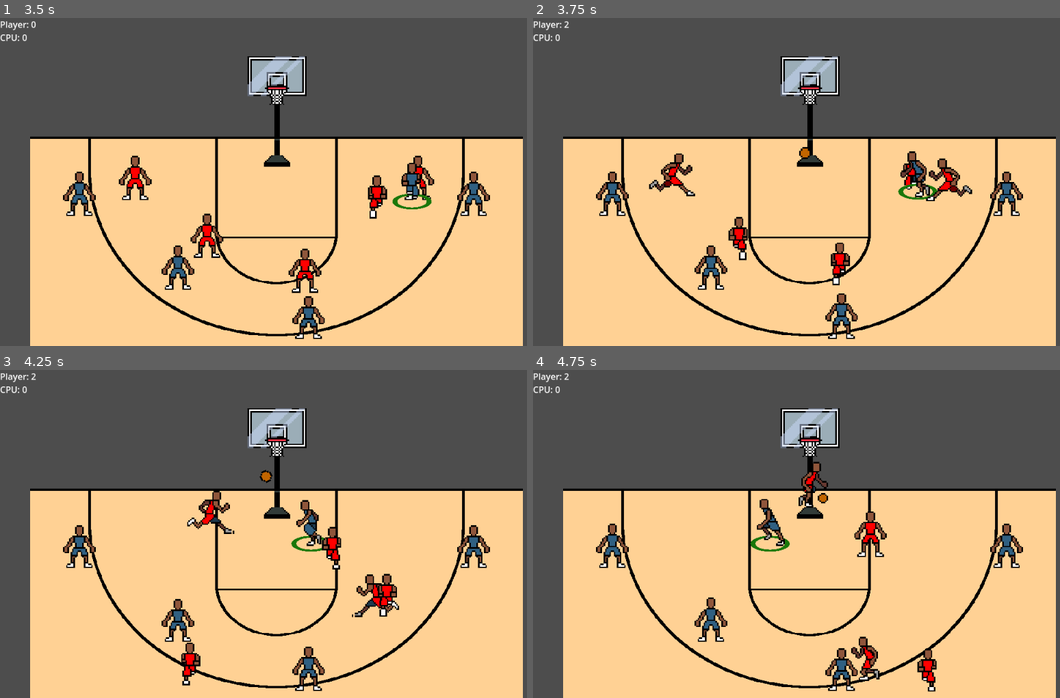
Above: before the commit, frames 1-4 (two rows, left to right).
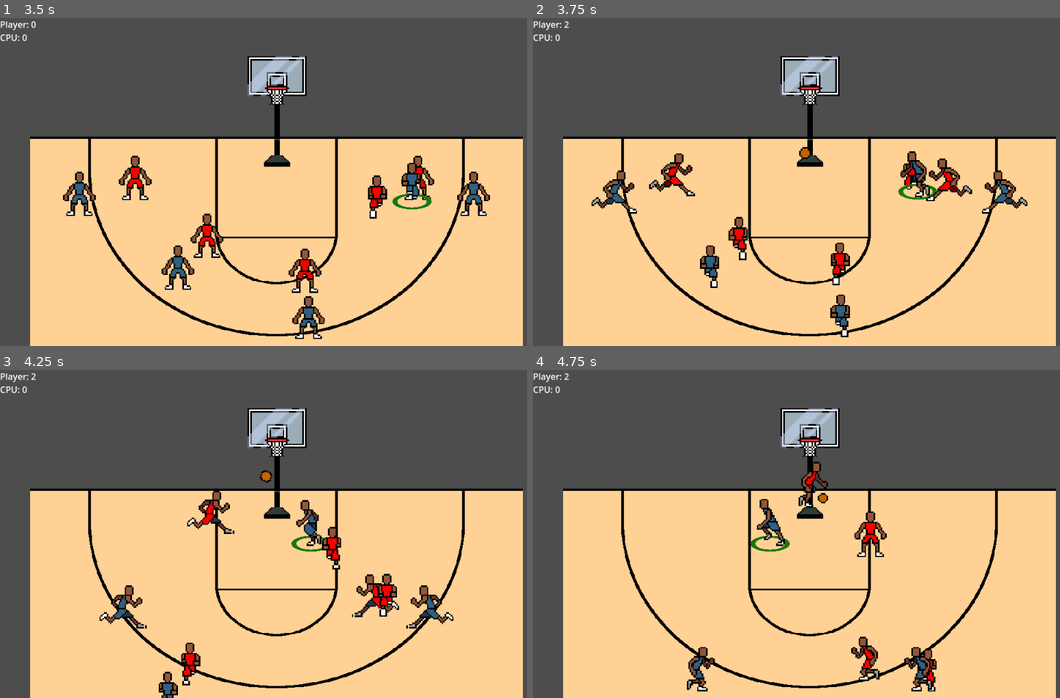
Above: after the commit, the same moments.

Repository: david8zhang/baller-quest-godot
Game: Godot game, scene res://scenes/Main.tscn
The game is run twice, just before and just after one commit, with the same random seed, the same clock (stepped at 60 frames per second) and the same inputs.
Inputs:
- Up to frame 1 (3.5 s): hold Right (move_right) 0.53-1.28 s; tap Space (pass) at 0.6, 2.1 s; hold Down (move_down) 1.28-2.03 s; tap F (shoot_ball) at 1.35, 2.85 s; hold Right (move_right) 2.03-2.78 s; hold Up (move_up) from 2.78 s (still down)
- Up to frame 2 (3.75 s): release Up (move_up) at 3.53 s; hold Left (move_left) from 3.53 s (still down); tap Space (pass) at 3.6 s
- Up to frame 3 (4.25 s): keep holding Left (move_left)
- Up to frame 4 (4.75 s): keep holding Left (move_left); tap F (shoot_ball) at 4.35 s

Frame 1 is identical in both runs. In frame 2, 1.9% of the frame differs, in the area x 11-94%, y 46-98%; in frame 3, 2.7%, in the area x 11-93%, y 47-100%; in frame 4, 2.4%.

Commit message:
added defense set up behavior for players

Diff:
--- a/prefab/Player.tscn
+++ b/prefab/Player.tscn
@@ -81,4 +81,4 @@
 debug_color = Color(0.980392, 0, 0.384314, 0.419608)
 
 [node name="PlayerAI" parent="." node_paths=PackedStringArray("blackboard") instance=ExtResource("15_cfbit")]
-blackboard = NodePath("@Node@34172")
+blackboard = NodePath("@Node@56289")
--- a/prefab/PlayerAI.tscn
+++ b/prefab/PlayerAI.tscn
@@ -10,8 +10,11 @@
 [ext_resource type="Script" path="res://scripts/behavior-tree/ChaseRebound.gd" id="6_k8uj5"]
 [ext_resource type="Script" path="res://scripts/behavior-tree/PlayerControl.gd" id="6_uxnl6"]
 [ext_resource type="Script" path="res://addons/beehave/nodes/decorators/inverter.gd" id="7_jnoec"]
+[ext_resource type="Script" path="res://scripts/behavior-tree/IsInSetupDefensePhase.gd" id="11_euk56"]
+[ext_resource type="Script" path="res://scripts/behavior-tree/NotInDefensivePosition.gd" id="12_dr6hi"]
 [ext_resource type="Script" path="res://scripts/behavior-tree/TeamHasPossession.gd" id="12_fk8yq"]
 [ext_resource type="Script" path="res://scripts/behavior-tree/Idle.gd" id="12_n4x4g"]
+[ext_resource type="Script" path="res://scripts/behavior-tree/RunToDefensivePosition.gd" id="13_u25lk"]
 [ext_resource type="Script" path="res://scripts/behavior-tree/IsDefendingBallHandler.gd" id="15_a8bva"]
 [ext_resource type="Script" path="res://scripts/behavior-tree/DefendOffball.gd" id="16_wwxi4"]
 [ext_resource type="Script" path="res://scripts/behavior-tree/DefendBallHandler.gd" id="25_2u6j4"]
@@ -57,6 +60,27 @@
 [node name="PlayerControl" type="Node" parent="SequenceComposite/RootSelector/PlayerControlledBehaviorSequence"]
 script = ExtResource("6_uxnl6")
 
+[node name="SetupDefense" type="Node" parent="SequenceComposite/RootSelector"]
+script = ExtResource("3_202us")
+
+[node name="IsInSetupDefensePhase" type="Node" parent="SequenceComposite/RootSelector/SetupDefense"]
+script = ExtResource("11_euk56")
+
+[node name="SelectorComposite" type="Node" parent="SequenceComposite/RootSelector/SetupDefense"]
+script = ExtResource("2_826j1")
+
+[node name="RunToPositionSeq" type="Node" parent="SequenceComposite/RootSelector/SetupDefense/SelectorComposite"]
+script = ExtResource("3_202us")
+
+[node name="NotInDefensivePosition" type="Node" parent="SequenceComposite/RootSelector/SetupDefense/SelectorComposite/RunToPositionSeq"]
+script = ExtResource("12_dr6hi")
+
+[node name="RunToDefensivePosition" type="Node" parent="SequenceComposite/RootSelector/SetupDefense/SelectorComposite/RunToPositionSeq"]
+script = ExtResource("13_u25lk")
+
+[node name="Idle" type="Node" parent="SequenceComposite/RootSelector/SetupDefense/SelectorComposite"]
+script = ExtResource("12_n4x4g")
+
 [node name="OffenseSequence" type="Node" parent="SequenceComposite/RootSelector"]
 script = ExtResource("3_202us")
 
--- /dev/null
+++ b/scripts/behavior-tree/IsInSetupDefensePhase.gd
@@ -0,0 +1,7 @@
+class_name IsInSetupDefensePhase
+extends ConditionLeaf
+
+func tick(actor: Node, _blackboard: Blackboard):
+	var player = actor as CourtPlayer
+	var manager = player.get_manager() as Manager
+	return SUCCESS if manager.curr_team_phase == Manager.TEAM_PHASE.SETTING_UP_DEFENSE else FAILURE
--- /dev/null
+++ b/scripts/behavior-tree/NotInDefensivePosition.gd
@@ -0,0 +1,13 @@
+class_name NotInDefensivePosition
+extends ConditionLeaf
+
+func tick(actor: Node, _blackboard: Blackboard):
+	var player = actor as CourtPlayer
+	var manager = player.get_manager()
+	var defensive_positions = manager.get_defensive_positions()
+	var def_pos_for_player = defensive_positions[player.player_type]
+	return SUCCESS if !within_bounds(def_pos_for_player, player.global_position, 15) else FAILURE
+
+
+func within_bounds(position_a: Vector2, position_b: Vector2, dist_threshold: int):
+	return position_a.distance_to(position_b) <= dist_threshold
Not shown: 1 places in prefab/PlayerAI.tscn that only renumber resources
